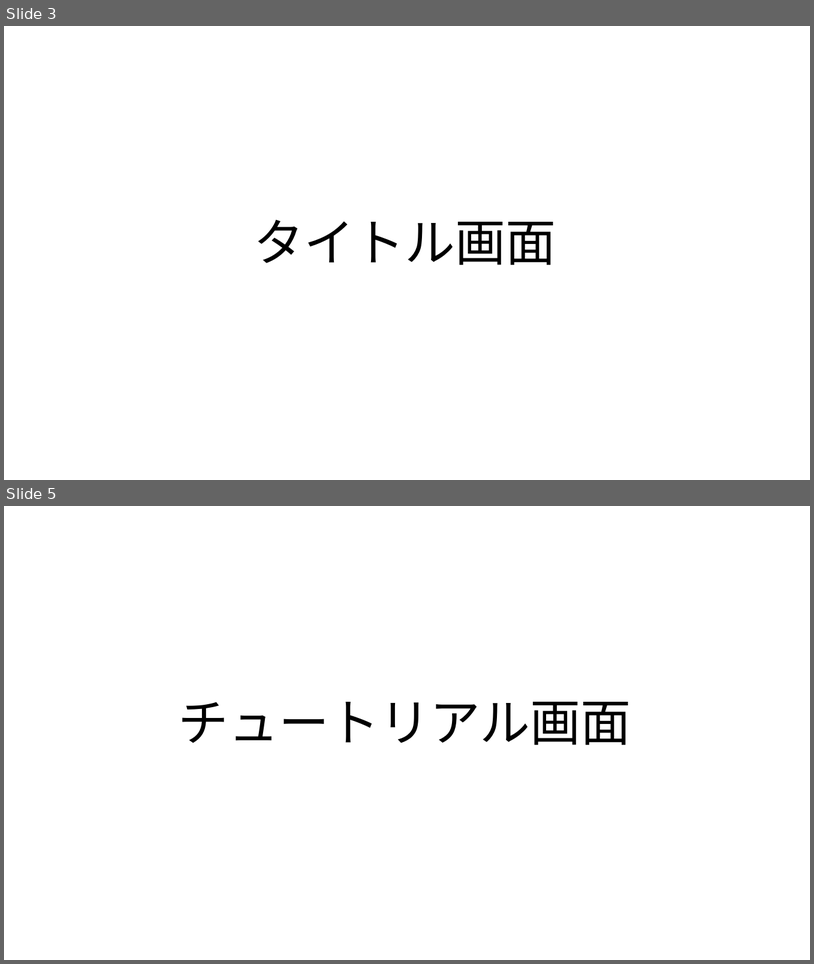
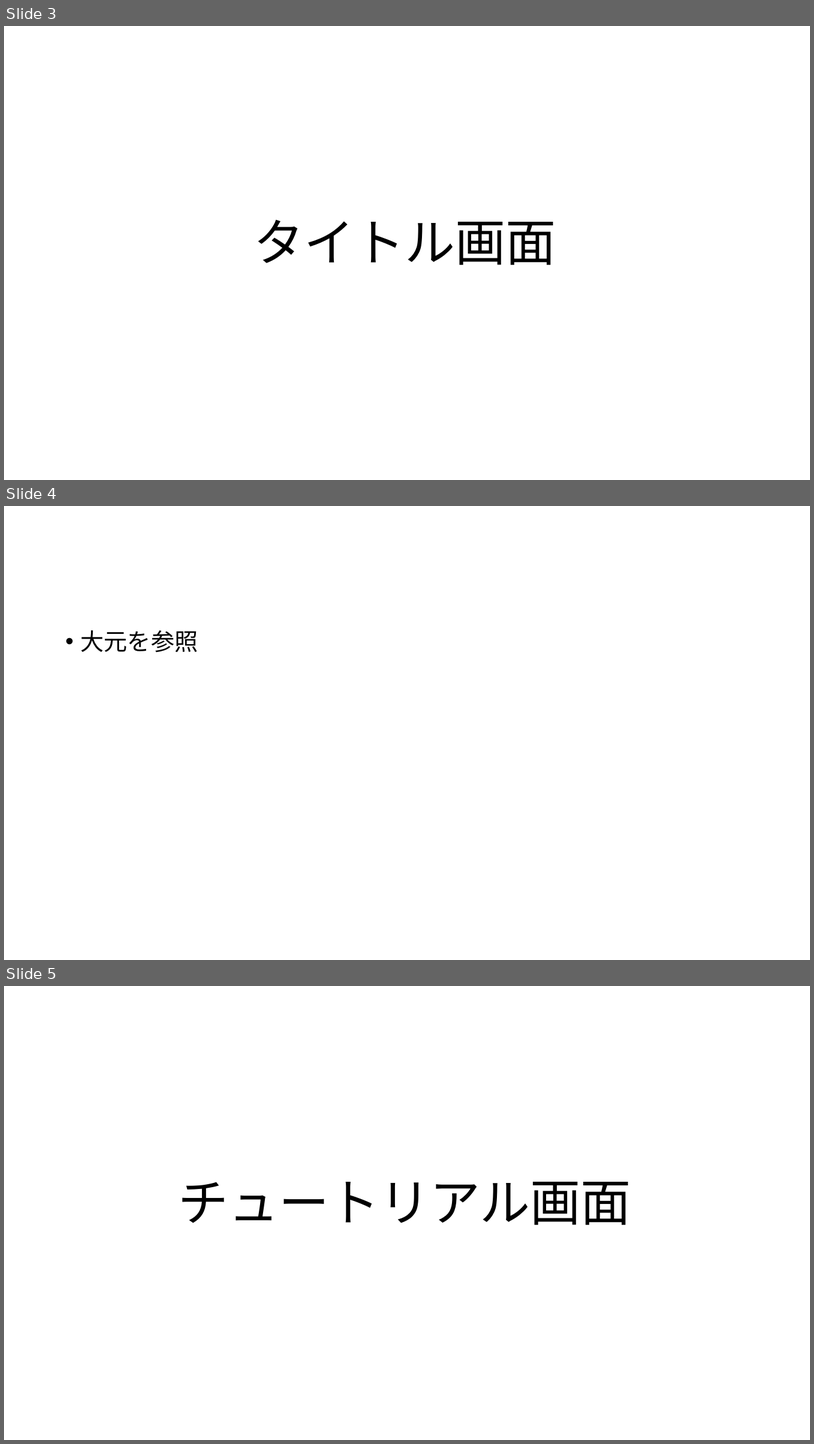
Before and after one commit to MizukiKato0416/sotsugyou_time_kato, a slide deck: 卒業制作_超ぶっ飛び超絶バトロワ（仮）.pptx. Shown one above the other, each under a label of ours: slides 3 and 5 before the commit, slides 3, 4 and 5 after it; the slides between them are not shown. The pictures are 814x964 and 814x1444 pixels, drawn with LibreOffice and Linux fonts; fonts in the diff are those of the drawing. Boxes give left, top, right and bottom in pixels: in the first picture for what was removed or moved away, otherwise in the second. Text is boxed around its words. In the diff, an @@ line names an element or a change of style, - is before the commit and + after.

```diff
--- a/卒業制作_超ぶっ飛び超絶バトロワ（仮）.pptx
+++ b/卒業制作_超ぶっ飛び超絶バトロワ（仮）.pptx
@@ slide 4 added at [4, 506, 810, 960], background #FFFFFF @@
@@ text added at [81, 630, 198, 652], 28 pt, text #000000 @@
+• 大元を参照
```
Also in this commit, not shown: 2 slides changed, 1 other slide added, 1 slide removed.
